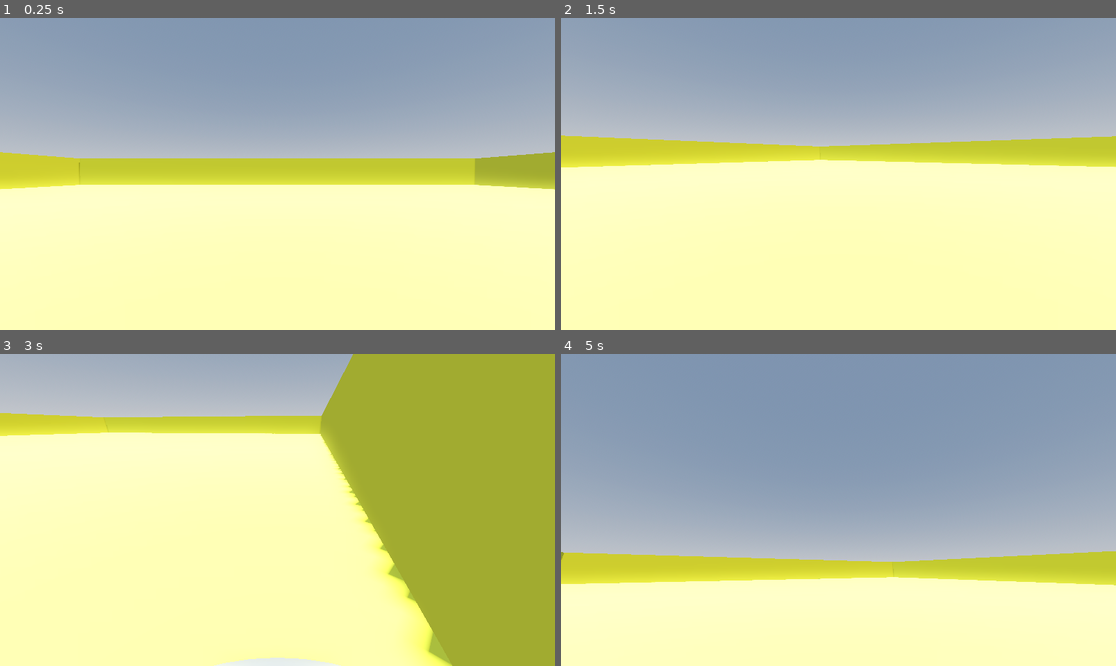
Above: before the commit, frames 1-4 (two rows, left to right).
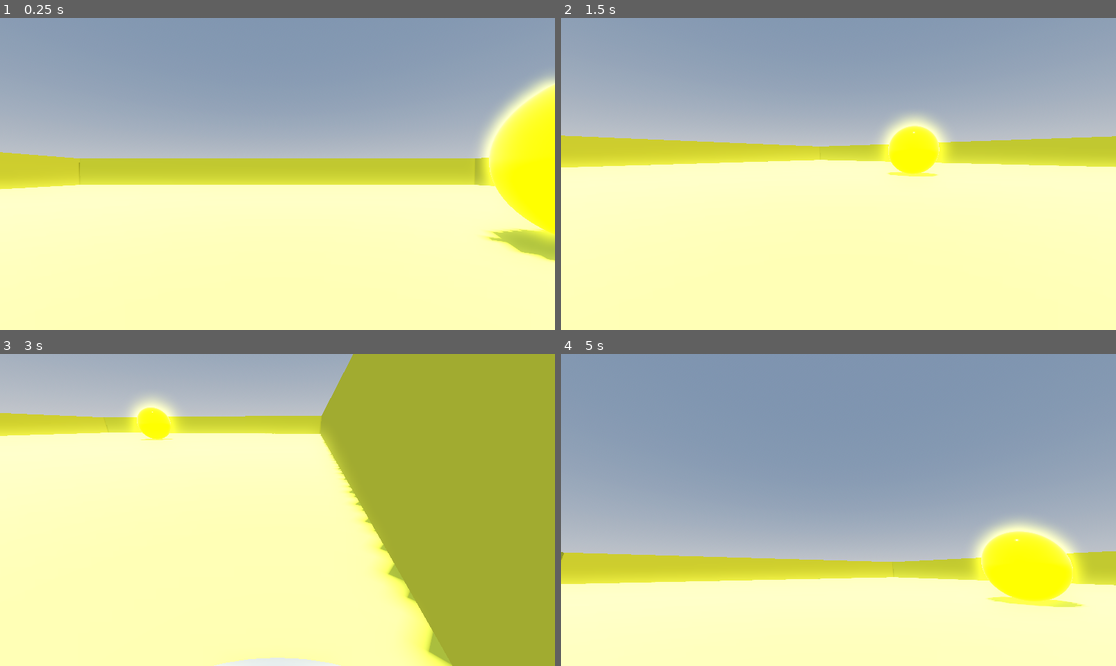
Above: after the commit, the same moments.

Repository: itcOnlineGaming/GA_2026_David_Alex
Game: Godot game, scene res://Scenes/1-WORLD/world.tscn
Two runs of this game, one before a commit and one after it. Both use one fixed random seed, a clock stepped at 60 frames per second and the inputs below.
Inputs (mouse positions are in pixels of both pictures, inside the frame that each line leads up to):
- Up to frame 1 (0.25 s): no input
- Up to frame 2 (1.5 s): tap Enter at 0.5 s; move the mouse to (960, 158) at 0.52 s; hold D (right) 0.53-1.28 s; move the mouse to (727, 189) at 1.27 s; hold S (down) from 1.28 s (still down)
- Up to frame 3 (3 s): move the mouse to (333, 441) at 2.02 s; release S (down) at 2.03 s; hold D (right) 2.03-2.78 s; move the mouse to (249, 572) at 2.77 s; hold W (up) from 2.78 s (still down)
- Up to frame 4 (5 s): move the mouse to (1005, 556) at 3.52 s; release W (up) at 3.53 s; hold A (left) from 3.53 s (still down); move the mouse to (672, 463) at 4.27 s

The runs differ from the first frame. In frame 1, 5.7% of the frame differs, in the area x 86-100%, y 18-79%; in frame 2, 1.8%; in frame 3, 0.9%; in frame 4, 4.2%.

Commit message:
started work on coins

Diff:
--- a/Lab_01/3d-game/Scenes/1-WORLD/world.tscn
+++ b/Lab_01/3d-game/Scenes/1-WORLD/world.tscn
@@ -1,8 +1,9 @@
-[gd_scene load_steps=10 format=3 uid="uid://cfst5poiropcy"]
+[gd_scene load_steps=11 format=3 uid="uid://cfst5poiropcy"]
 
 [ext_resource type="PackedScene" uid="uid://dj31ga0ynrh52" path="res://Scenes/2-Player/PLAYER.tscn" id="1_104nc"]
 [ext_resource type="PackedScene" uid="uid://dqj34ch3t42l4" path="res://Scenes/3-Enemy/enemy.tscn" id="2_v4q3i"]
 [ext_resource type="PackedScene" uid="uid://1cxti72mh6ew" path="res://Scenes/spawner.tscn" id="2_xcixc"]
+[ext_resource type="PackedScene" uid="uid://bcf76k223mw28" path="res://Scenes/4-COINS/Coin.tscn" id="4_dxeb8"]
 
 [sub_resource type="ProceduralSkyMaterial" id="ProceduralSkyMaterial_ee3h5"]
 sky_horizon_color = Color(0.662243, 0.671743, 0.686743, 1)
@@ -65,3 +66,6 @@
 
 [node name="Node3D" parent="." instance=ExtResource("2_xcixc")]
 enemy = ExtResource("2_v4q3i")
+
+[node name="Coin" parent="." instance=ExtResource("4_dxeb8")]
+transform = Transform3D(1, 0, 0, 0, 1, 0, 0, 0, 1, 1.8042, 0.474557, -1.08554)
--- a/Lab_01/3d-game/Scenes/2-Player/player.gd
+++ b/Lab_01/3d-game/Scenes/2-Player/player.gd
@@ -10,8 +10,8 @@
 @onready var player: CharacterBody3D = $"."
 
 
-func ready():
-	Input.set_mouse_mode(Input.MOUSE_MODE_CAPTURED)
+func _init() -> void:
+	Input.set_mouse_mode(Input.MOUSE_MODE_CONFINED_HIDDEN)
 
 
 func _unhandled_input(event):
@@ -29,7 +29,6 @@
 	var input_dir = Input.get_vector("left","right","up","down")
 	var direction = (player.transform.basis * Vector3(input_dir.x,0,input_dir.y)).normalized()
 	if direction:
-
 		velocity.x = direction.x * SPEED
 		velocity.z = direction.z * SPEED
 	else:
--- /dev/null
+++ b/Lab_01/3d-game/Scenes/4-COINS/Coin.tscn
@@ -0,0 +1,33 @@
+[gd_scene load_steps=6 format=3 uid="uid://bcf76k223mw28"]
+
+[ext_resource type="Script" uid="uid://bl01yvekca24d" path="res://Scenes/4-COINS/ItemCollision.gd" id="1_gtgdi"]
+
+[sub_resource type="StandardMaterial3D" id="StandardMaterial3D_jour4"]
+albedo_color = Color(1, 0.796078, 0, 1)
+metallic = 1.0
+metallic_specular = 1.0
+roughness = 0.1
+emission_enabled = true
+emission = Color(0.914084, 0.914084, 2.31028e-06, 1)
+emission_energy_multiplier = 2.41
+
+[sub_resource type="SphereMesh" id="SphereMesh_rk7l7"]
+material = SubResource("StandardMaterial3D_jour4")
+
+[sub_resource type="SphereShape3D" id="SphereShape3D_ex88x"]
+
+[sub_resource type="SphereShape3D" id="SphereShape3D_eta8y"]
+
+[node name="Coin" type="StaticBody3D"]
+
+[node name="MeshInstance3D" type="MeshInstance3D" parent="."]
+mesh = SubResource("SphereMesh_rk7l7")
+
+[node name="CollisionShape3D" type="CollisionShape3D" parent="."]
+shape = SubResource("SphereShape3D_ex88x")
+
+[node name="Area3D" type="Area3D" parent="."]
+script = ExtResource("1_gtgdi")
+
+[node name="CollisionShape3D" type="CollisionShape3D" parent="Area3D"]
+shape = SubResource("SphereShape3D_eta8y")
--- /dev/null
+++ b/Lab_01/3d-game/Scenes/4-COINS/ItemCollision.gd
@@ -0,0 +1,4 @@
+extends Area3D
+
+func body_entered(_body: Node3D):
+	print("Collected coin")
--- a/Lab_01/3d-game/project.godot
+++ b/Lab_01/3d-game/project.godot
@@ -42,3 +42,12 @@
 "events": [Object(InputEventKey,"resource_local_to_scene":false,"resource_name":"","device":-1,"window_id":0,"alt_press …(192 unchanged characters)…
 ]
 }
+ExitScreen={
+"deadzone": 0.2,
+"events": [Object(InputEventKey,"resource_local_to_scene":false,"resource_name":"","device":-1,"window_id":0,"alt_pressed":false,"shift_pressed":false,"ctrl_pressed":false,"meta_pressed":false,"pressed":false,"keycode":0,"physical_keycode":4194305,"key_label":0,"unicode":0,"location":0,"echo":false,"script":null)
+]
+}
+
+[layer_names]
+
+3d_physics/layer_1="CoinCollision"
Not shown, added: Lab_01/3d-game/Scenes/4-COINS/ItemCollision.gd.uid
